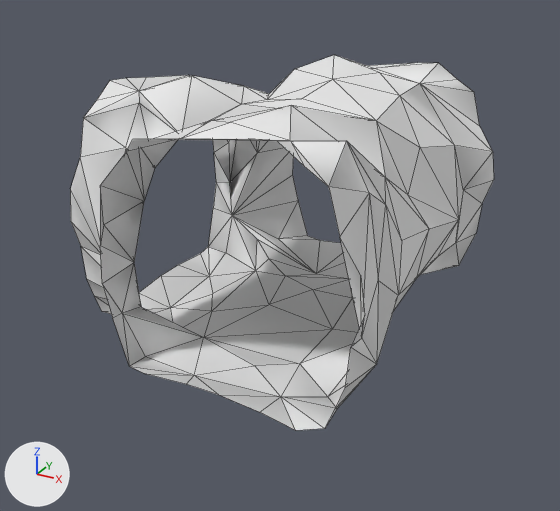
Before and after pictures for a commit that changed the glTF model Rogue-Robots/Assets/Models/ModularBlocks/TunnelT1_Col.gltf.
The view is the same before and after, from a 50 mm camera at (4.54, -9.01, 6.25) aimed at (-0.24, -0.31, 1.9). The lights are fixed; the arrows at lower left show +X, +Y and +Z. Mesh edges are drawn as thin lines. Vertices at the same position are counted once.

Objects in the first picture: 'TunnelT1_Col'.
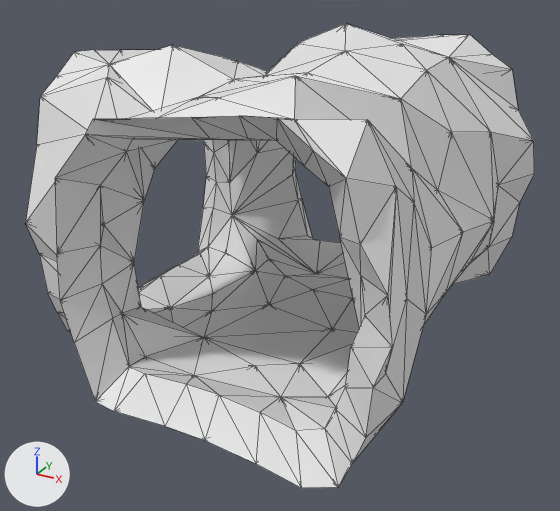
Pixel boxes [x1, y1, x2, y2] of what changed, in the pictures (560 x 511 px):
'TunnelT1_Col', reshaped (20% wider, 24% taller): before [70, 55, 494, 430]; after [26, 24, 534, 488]
part 1 of me_scene_060, built on: before [456, 180, 494, 265]; after [26, 24, 534, 488]

What changed in the scene script:
```text
Change me_scene_060:
    used by ob_tunnelt1_col; location = (0.0, 0.0, 0.0)
    remove me_scene_060.from_pydata(...)  # 161 vertices, 254 faces; spans x -2.5..1.94, y -2.5..2.5, z 0.73..4.41
    add me_scene_060.from_pydata(...)  # 319 vertices, 1963 faces; spans x -2.93..2.43, y -2.99..3.04, z 0.37..4.81
    me_scene_060 part 1: 2 vertices removed from x 1.76..1.8, y 2.5, z 1.62..2.13; 160 vertices added at x -2.93..2.43, y -2.99..3.04, z 0.37..4.81
    me_scene_060 part 2: the surface is now shaded flat
```
